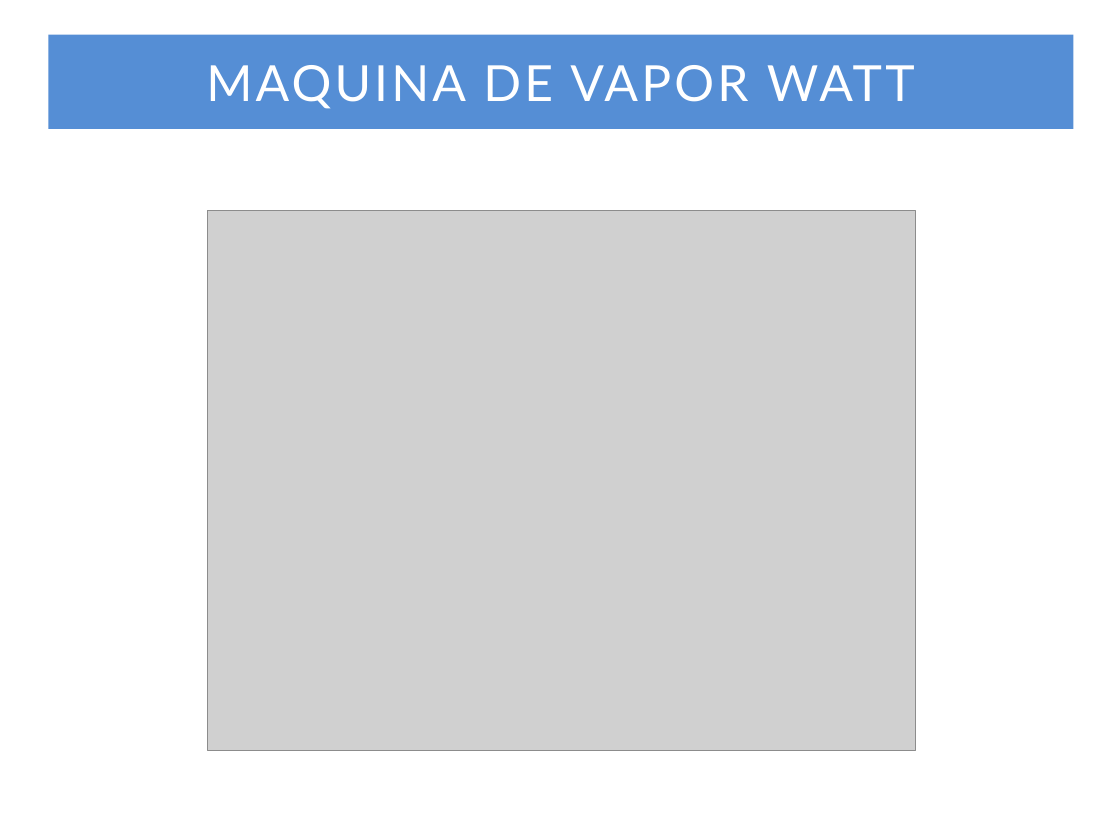
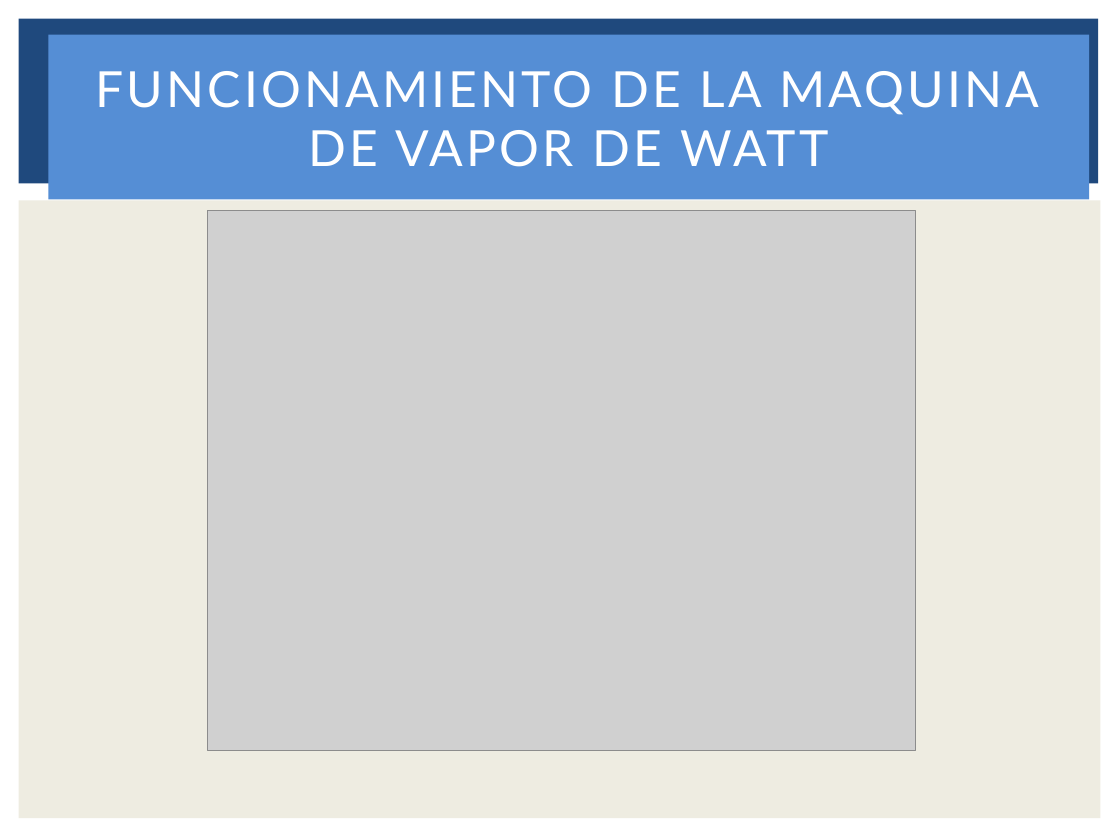
Before and after one commit to martinezdiego/ICA, a slide deck: slide 2 of presentacion/Exposición Ica.pptx. Drawn at 1120x840 pixels with LibreOffice and Linux fonts; fonts in the diff are those of the drawing; grey boxes stand for pictures. Boxes give left, top, right and bottom in pixels: in the first picture for what was removed or moved away, otherwise in the second. Text is boxed around its words. In the diff, an @@ line names an element or a change of style, - is before the commit and + after.

```diff
--- a/presentacion/Exposición Ica.pptx
+++ b/presentacion/Exposición Ica.pptx
@@ rectangle added at [19,19,1099,184], fill #1F497D @@
@@ title "FUNCIONAMIENTO DE LA MAQUINA DE ...": place and size @@
-title "FUNCIONAMIENTO DE LA MAQUINA DE ..." at [48,35,1073,129]
+title "FUNCIONAMIENTO DE LA MAQUINA DE ..." at [48,35,1089,199]
@@ title at [96,71,1040,167]: text changed @@
-MAQUINA DE VAPOR WATT
+FUNCIONAMIENTO DE LA MAQUINA DE VAPOR DE WATT
@@ rectangle added at [19,200,1101,819], fill #EEECE1 @@
```
Also in this commit, not shown: 11 slides added, 1 slide removed, 2 other files.
